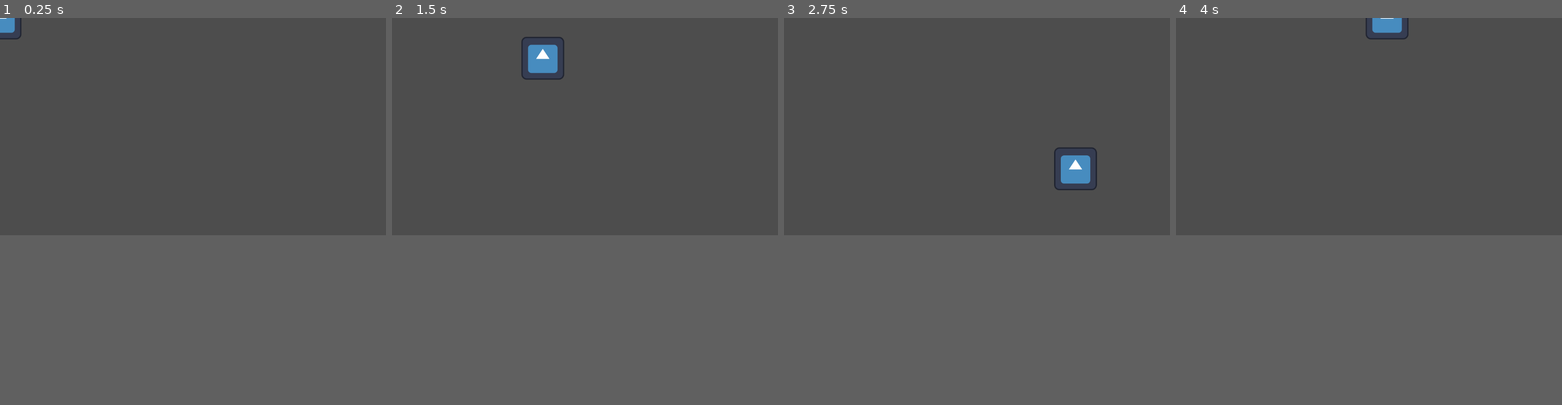
Above: before the commit, frames 1-4 (left to right).
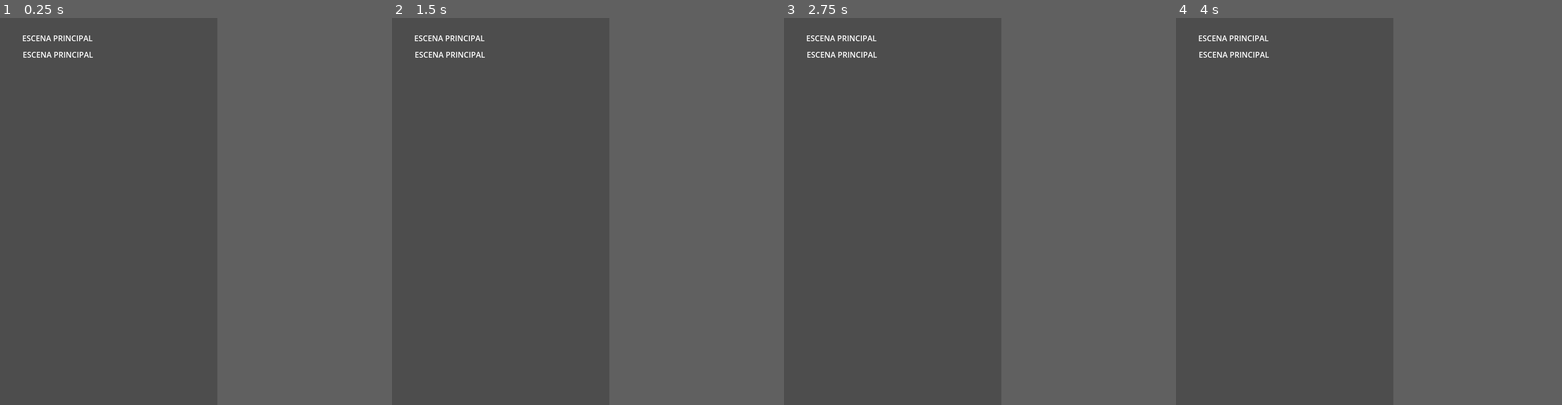
Above: after the commit, the same moments.

Repository: eormeno/teassist
Game: Godot game, scene res://index.tscn
The game is run twice, just before and just after one commit, with the same random seed, the same clock (stepped at 60 frames per second) and the same inputs. Before the commit the project starts from res://icon.tscn. The engine's default icon, where the game draws it, is replaced by a stand-in: a white triangle on a blue panel in a dark square.
Inputs (mouse positions are in pixels of both pictures, inside the frame that each line leads up to):
- Up to frame 1 (0.25 s): no input
- Up to frame 2 (1.5 s): tap Enter at 0.5 s; move the mouse to (669, 114) at 0.52 s; hold D (right) 0.53-1.28 s; hold Middle mouse button (centrar, bound only after the commit) 0.53-1.28 s; move the mouse to (507, 137) at 1.27 s; hold S (down) from 1.28 s (still down); tap Middle mouse button (centrar, bound only after the commit) at 1.35 s
- Up to frame 3 (2.75 s): move the mouse to (1015, 79) at 2.02 s; release S (down) at 2.03 s; hold D (right) from 2.03 s (still down); hold Middle mouse button (centrar, bound only after the commit) from 2.03 s (still down)
- Up to frame 4 (4 s): move the mouse to (1349, 168) at 2.77 s; release D (right) at 2.78 s; release Middle mouse button (centrar, bound only after the commit) at 2.78 s; hold W (up) 2.78-3.53 s; tap Middle mouse button (centrar, bound only after the commit) at 2.85 s; move the mouse to (1484, 157) at 3.52 s; hold A (left) from 3.53 s (still down); hold Middle mouse button (centrar, bound only after the commit) from 3.53 s (still down)
In our replay, the window is 799x449 before the commit and 450x800 after it. These sizes can differ from the game's own. Grey fills any space a smaller window leaves; there, only what the larger window draws over its background counts as a difference.

The runs differ from the first frame. In frame 1, 0.5% of the frame differs, in the area x 0-25%, y 0-11%; in frame 2, 1.0%; in frame 3, 1.0%, in the area x 5-82%, y 4-45%; in frame 4, 0.6%.

Commit message:
arreglos faltantes

Diff:
--- /dev/null
+++ b/clients/android/CodeInputDialog.tscn
@@ -0,0 +1,79 @@
+[gd_scene load_steps=3 format=3 uid="uid://f4rqiffgbd06"]
+
+[ext_resource type="Script" path="res://code_input_dialog.gd" id="1_jtcs0"]
+[ext_resource type="StyleBox" uid="uid://w0xc80isxxy8" path="res://Dialog.tres" id="1_wujuo"]
+
+[node name="Center" type="Control"]
+layout_mode = 3
+anchors_preset = 8
+anchor_left = 0.5
+anchor_top = 0.5
+anchor_right = 0.5
+anchor_bottom = 0.5
+grow_horizontal = 2
+grow_vertical = 2
+script = ExtResource("1_jtcs0")
+
+[node name="Panel" type="Panel" parent="."]
+custom_minimum_size = Vector2(300, 200)
+layout_mode = 1
+anchors_preset = 8
+anchor_left = 0.5
+anchor_top = 0.5
+anchor_right = 0.5
+anchor_bottom = 0.5
+offset_left = -150.0
+offset_top = -100.0
+offset_right = 150.0
+offset_bottom = 100.0
+grow_horizontal = 2
+grow_vertical = 2
+theme_override_styles/panel = ExtResource("1_wujuo")
+
+[node name="VBoxContainer" type="VBoxContainer" parent="Panel"]
+layout_mode = 1
+anchors_preset = 14
+anchor_top = 0.5
+anchor_right = 1.0
+anchor_bottom = 0.5
+offset_top = -72.5
+offset_bottom = 72.5
+grow_horizontal = 2
+grow_vertical = 2
+theme_override_constants/separation = 5
+
+[node name="Label" type="Label" parent="Panel/VBoxContainer"]
+custom_minimum_size = Vector2(0, 50)
+layout_mode = 2
+text = "Ingrese su código de paciente"
+horizontal_alignment = 1
+vertical_alignment = 1
+uppercase = true
+
+[node name="LineEdit" type="LineEdit" parent="Panel/VBoxContainer"]
+unique_name_in_owner = true
+layout_mode = 2
+placeholder_text = "XXX-NNN"
+alignment = 1
+max_length = 6
+select_all_on_focus = true
+caret_blink = true
+
+[node name="ErrorLabel" type="Label" parent="Panel/VBoxContainer"]
+unique_name_in_owner = true
+layout_mode = 2
+theme_override_colors/font_color = Color(0.815686, 0, 0, 1)
+horizontal_alignment = 1
+vertical_alignment = 1
+uppercase = true
+
+[node name="Button" type="Button" parent="Panel/VBoxContainer"]
+custom_minimum_size = Vector2(150, 40)
+layout_mode = 2
+size_flags_horizontal = 4
+text = "INGRESAR"
+
+[node name="HTTPRequest" type="HTTPRequest" parent="."]
+
+[connection signal="pressed" from="Panel/VBoxContainer/Button" to="." method="_on_button_pressed"]
+[connection signal="request_completed" from="HTTPRequest" to="." method="_on_http_request_request_completed"]
--- /dev/null
+++ b/clients/android/Codigo.tscn
@@ -0,0 +1,82 @@
+[gd_scene load_steps=3 format=3 uid="uid://wbgw16dcaltb"]
+
+[ext_resource type="Script" path="res://codigo.gd" id="1_pimkp"]
+
+[sub_resource type="StyleBoxFlat" id="StyleBoxFlat_dcc0k"]
+content_margin_left = 5.0
+content_margin_top = 5.0
+content_margin_right = 5.0
+content_margin_bottom = 5.0
+border_width_left = 5
+border_width_top = 5
+border_width_right = 5
+border_width_bottom = 5
+border_blend = true
+corner_radius_top_left = 8
+corner_radius_top_right = 8
+corner_radius_bottom_right = 8
+corner_radius_bottom_left = 8
+expand_margin_left = 5.0
+expand_margin_top = 5.0
+expand_margin_right = 5.0
+expand_margin_bottom = 5.0
+
+[node name="Control" type="Control"]
+layout_mode = 3
+anchors_preset = 8
+anchor_left = 0.5
+anchor_top = 0.5
+anchor_right = 0.5
+anchor_bottom = 0.5
+grow_horizontal = 2
+grow_vertical = 2
+script = ExtResource("1_pimkp")
+
+[node name="Panel" type="Panel" parent="."]
+custom_minimum_size = Vector2(300, 200)
+layout_mode = 1
+anchors_preset = 8
+anchor_left = 0.5
+anchor_top = 0.5
+anchor_right = 0.5
+anchor_bottom = 0.5
+offset_left = -150.0
+offset_top = -100.0
+offset_right = 150.0
+offset_bottom = 100.0
+grow_horizontal = 2
+grow_vertical = 2
+theme_override_styles/panel = SubResource("StyleBoxFlat_dcc0k")
+
+[node name="VBoxContainer" type="VBoxContainer" parent="Panel"]
+layout_mode = 1
+anchors_preset = 15
+anchor_right = 1.0
+anchor_bottom = 1.0
+grow_horizontal = 2
+grow_vertical = 2
+
+[node name="Label" type="Label" parent="Panel/VBoxContainer"]
+custom_minimum_size = Vector2(0, 50)
+layout_mode = 2
+text = "Ingrese su código"
+horizontal_alignment = 1
+vertical_alignment = 1
+uppercase = true
+
+[node name="LineEdit" type="LineEdit" parent="Panel/VBoxContainer"]
+unique_name_in_owner = true
+layout_mode = 2
+
+[node name="MensajeError" type="Label" parent="Panel/VBoxContainer"]
+unique_name_in_owner = true
+layout_mode = 2
+theme_override_colors/font_color = Color(0.819237, 0.14434, 0.141043, 1)
+horizontal_alignment = 1
+uppercase = true
+
+[node name="Button" type="Button" parent="Panel/VBoxContainer"]
+layout_mode = 2
+text = "Ingresar"
+
+[connection signal="pressed" from="Panel/VBoxContainer/Button" to="." method="_on_button_pressed"]
--- /dev/null
+++ b/clients/android/Dialog.tres
@@ -0,0 +1,24 @@
+[gd_resource type="StyleBoxFlat" format=3 uid="uid://w0xc80isxxy8"]
+
+[resource]
+content_margin_left = 8.0
+content_margin_top = 8.0
+content_margin_right = 8.0
+content_margin_bottom = 8.0
+bg_color = Color(0.5, 0.5, 0.5, 1)
+border_width_left = 2
+border_width_top = 2
+border_width_right = 2
+border_width_bottom = 2
+border_blend = true
+corner_radius_top_left = 8
+corner_radius_top_right = 8
+corner_radius_bottom_right = 8
+corner_radius_bottom_left = 8
+expand_margin_left = 5.0
+expand_margin_top = 5.0
+expand_margin_right = 5.0
+expand_margin_bottom = 5.0
+shadow_color = Color(0.2, 0.2, 0.2, 0.6)
+shadow_size = 5
+shadow_offset = Vector2(4, 4)
--- /dev/null
+++ b/clients/android/MainScene.tscn
@@ -0,0 +1,37 @@
+[gd_scene load_steps=2 format=3 uid="uid://cn8yx6nr5dgu7"]
+
+[ext_resource type="Script" path="res://main_scene.gd" id="1_aqu8j"]
+
+[node name="Control" type="Control"]
+layout_mode = 3
+anchors_preset = 15
+anchor_right = 1.0
+anchor_bottom = 1.0
+grow_horizontal = 2
+grow_vertical = 2
+script = ExtResource("1_aqu8j")
+
+[node name="Nombres" type="Label" parent="."]
+layout_mode = 0
+offset_left = 46.0
+offset_top = 30.0
+offset_right = 192.0
+offset_bottom = 53.0
+text = "ESCENA PRINCIPAL"
+
+[node name="Apellidos" type="Label" parent="."]
+layout_mode = 0
+offset_left = 47.0
+offset_top = 64.0
+offset_right = 193.0
+offset_bottom = 87.0
+text = "ESCENA PRINCIPAL"
+
+[node name="HTTPRequest" type="HTTPRequest" parent="."]
+
+[node name="TextureRect" type="TextureRect" parent="."]
+layout_mode = 0
+offset_left = 52.0
+offset_top = 103.0
+offset_right = 92.0
+offset_bottom = 143.0
--- /dev/null
+++ b/clients/android/Principal.tscn
@@ -0,0 +1,34 @@
+[gd_scene load_steps=2 format=3 uid="uid://c1jxniyarxiwx"]
+
+[ext_resource type="Script" path="res://principal.gd" id="1_qbbdo"]
+
+[node name="Control" type="Control"]
+layout_mode = 3
+anchors_preset = 15
+anchor_right = 1.0
+anchor_bottom = 1.0
+grow_horizontal = 2
+grow_vertical = 2
+size_flags_horizontal = 3
+size_flags_vertical = 3
+script = ExtResource("1_qbbdo")
+
+[node name="CenterContainer" type="CenterContainer" parent="."]
+layout_mode = 1
+anchors_preset = 8
+anchor_left = 0.5
+anchor_top = 0.5
+anchor_right = 0.5
+anchor_bottom = 0.5
+offset_left = -80.0
+offset_top = -11.5
+offset_right = 80.0
+offset_bottom = 11.5
+grow_horizontal = 2
+grow_vertical = 2
+
+[node name="Label" type="Label" parent="CenterContainer"]
+layout_mode = 2
+text = "VENTANA PRINCIPAL"
+
+[node name="HTTPRequest" type="HTTPRequest" parent="."]
--- /dev/null
+++ b/clients/android/code_input_dialog.gd
@@ -0,0 +1,24 @@
+extends Control
+
+# Paths to index scene
+const INDEX_SCENE_PATH = "res://index.tscn"
+
+func _on_button_pressed() -> void:
+	var código = $"%LineEdit".text
+	$HTTPRequest.request("http://127.0.0.1:8000/api/patient-activities/" + código)
+
+# Save the code to local storage
+func save_code(code: String) -> void:
+	var config = ConfigFile.new()
+	config.set_value("code", "value", code)
+	config.save("res://stored_code.cfg")
+
+func _on_http_request_request_completed(_result: int, _response_code: int, _headers: PackedStringArray, body: PackedByteArray) -> void:
+	var json = JSON.parse_string(body.get_string_from_utf8())
+	if json['status'] == 0:
+		$"%ErrorLabel".text = json['message']
+	else:
+		$"%ErrorLabel".text =""
+		var código = $"%LineEdit".text
+		save_code(código)
+		get_tree().change_scene_to_file(INDEX_SCENE_PATH)
--- /dev/null
+++ b/clients/android/codigo.gd
@@ -0,0 +1,16 @@
+extends Control
+# Ruta a la escena de índice
+const INDEX_SCENE_PATH = "res://index.tscn"
+
+func save_code(code: String) -> void:
+	var config = ConfigFile.new()
+	config.set_value("code", "value", code)
+	config.save("res://stored_code.cfg")
+
+func _on_button_pressed() -> void:
+	var código = $"%LineEdit".text
+	if código == "123456":
+		save_code(código)
+		get_tree().change_scene_to_file(INDEX_SCENE_PATH)
+	else:
+		$"%MensajeError".text = "Còdigo incorrecto!"
--- a/clients/android/icon.tscn
+++ b/clients/android/icon.tscn
@@ -4,5 +4,8 @@
 [ext_resource type="Script" path="res://mueve.gd" id="2_lybsp"]
 
 [node name="Icon" type="Sprite2D"]
+position = Vector2(367, 250)
 texture = ExtResource("1_630km")
 script = ExtResource("2_lybsp")
+speed = 500
+rotation_speed = 5
--- /dev/null
+++ b/clients/android/index.gd
@@ -0,0 +1,35 @@
+extends Node
+
+# Paths to other scenes
+const MAIN_SCENE_PATH = "res://MainScene.tscn"
+const CODE_INPUT_SCENE_PATH = "res://CodeInputDialog.tscn"
+
+# Stored code value
+var stored_code: String
+
+func _ready():
+	# Check if there is a stored code in local storage
+	stored_code = get_stored_code()
+
+	if not stored_code:
+		# If there is a stored code, call deferred to load the MainScene
+		# change_scene_to_file is a blocking call, so we call it deferred
+		call_deferred("load_code_input_scene")
+	else:
+		# If no stored code, load the MainScene
+		call_deferred("load_main_scene")
+
+func get_stored_code() -> String:
+	# Implement logic to retrieve code from local storage
+	var config = ConfigFile.new()
+	var err = config.load("res://stored_code.cfg")
+	if err == OK:
+		return config.get_value("code", "value", "")
+	else:
+		return ""
+
+func load_main_scene():
+	get_tree().change_scene_to_file(MAIN_SCENE_PATH)
+
+func load_code_input_scene():
+	get_tree().change_scene_to_file(CODE_INPUT_SCENE_PATH)
--- /dev/null
+++ b/clients/android/index.tscn
@@ -0,0 +1,6 @@
+[gd_scene load_steps=2 format=3 uid="uid://cssts104ucb7k"]
+
+[ext_resource type="Script" path="res://index.gd" id="1_ovq2k"]
+
+[node name="Node" type="Node"]
+script = ExtResource("1_ovq2k")
--- /dev/null
+++ b/clients/android/main_scene.gd
@@ -0,0 +1,97 @@
+extends Control
+
+@onready var http_request = $HTTPRequest
+@onready var nombres_label = $Nombres
+@onready var apellidos_label = $Apellidos
+@onready var texture_rect = $TextureRect
+
+var base_url = "http://127.0.0.1:8000/api/patient-activities/"
+
+func _ready():
+	# Conectar el callback para la solicitud HTTP
+	http_request.request_completed.connect(_on_request_completed)
+
+	# Recuperar código almacenado y hacer la solicitud
+	var stored_code = get_stored_code()
+	if stored_code != "":
+		hacer_solicitud(stored_code)
+	else:
+		push_error("Error: Código almacenado no encontrado.")
+
+# Realiza una solicitud HTTP GET
+func hacer_solicitud(code: String):
+	var url = base_url + code
+	var error = http_request.request(url, [], false, "GET")  # Cambiado a "GET" en lugar de HTTPClient.METHOD_GET
+	if error != OK:
+		push_error("Error en la solicitud HTTP: " + str(error))
+
+# Callback ejecutado cuando la solicitud HTTP se completa
+func _on_request_completed(_result: int, response_code: int, _headers: Array, body: PackedByteArray):
+	if response_code != 200:
+		push_error("Error en la solicitud HTTP. Código de respuesta: " + str(response_code))
+		return
+
+	# Analizar el JSON recibido
+	var json = JSON.new()
+	var error = json.parse(body.get_string_from_utf8())
+
+	if error != OK:
+		push_error("Error al analizar el JSON: " + str(error))
+		return
+
+	var data = json.get_data()
+
+	if not data is Dictionary:
+		push_error("Error: La respuesta no es un diccionario válido")
+		return
+
+	if not data.has("patient") or not data.has("activities"):
+		push_error("Error: El JSON no contiene las claves esperadas ('patient' o 'activities').")
+		return
+
+	actualizar_interfaz(data)
+
+# Actualiza los datos en la interfaz con los resultados de la solicitud
+func actualizar_interfaz(data: Dictionary):
+	var paciente = data["patient"]
+	var activities = data["activities"]
+
+	# Actualizar etiquetas con información del paciente
+	nombres_label.text = paciente.get("nombres", "N/A")
+	apellidos_label.text = paciente.get("apellidos", "N/A")
+
+	# Manejar la imagen Base64 de la primera actividad
+	if activities.size() > 0 and activities[0].has("activity_thumbnail"):
+		var img = base64_to_image(activities[0]["activity_thumbnail"])
+		if img:
+			var texture = ImageTexture.create_from_image(img)
+			texture_rect.texture = texture
+		else:
+			push_error("Error al convertir la imagen Base64 a textura.")
+	else:
+		push_error("Error: No se encontraron actividades o falta 'activity_thumbnail'.")
+
+# Recupera el código almacenado desde un archivo de configuración
+func get_stored_code() -> String:
+	var config = ConfigFile.new()
+	var err = config.load("res://stored_code.cfg")
+	if err != OK:
+		push_error("Error al cargar el archivo de configuración.")
+		return ""
+	return config.get_value("code", "value", "")
+
+# Decodifica una imagen en Base64 a una textura
+func base64_to_image(base64_string: String) -> Image:
+	var img = Image.new()
+	var decoded_data = Marshalls.base64_to_raw(base64_string)
+
+	if decoded_data.size() == 0:
+		push_error("Error: La cadena Base64 no es válida o está vacía.")
+		return null
+
+	var error = img.load_jpg_from_buffer(decoded_data)
+	if error != OK:
+		push_error("Error al cargar la imagen desde el búfer.")
+		return null
+
+	return img
--- a/clients/android/mueve.gd
+++ b/clients/android/mueve.gd
@@ -1,11 +1,18 @@
 extends Sprite2D
 
-# Velocidad de movimiento del sprite
-var speed = 600
+@export var speed = 200
+@export var rotation_speed = 2
+
+func _ready() -> void:
+	centrar()
+
+func centrar():
+	var pantalla : Rect2 = get_viewport_rect()
+	position.x = pantalla.size.x / 2
+	position.y = pantalla.size.y / 2
 
 func _process(delta):
 	var direction = Vector2.ZERO
-
 	# Movimiento con las teclas WASD y flechas del cursor
 	if Input.is_action_pressed("right"):
 		direction.x += 1
@@ -15,6 +22,8 @@
 		direction.y += 1
 	if Input.is_action_pressed("up"):
 		direction.y -= 1
+	if Input.is_action_pressed("centrar"):
+		centrar()
 
 	# Normalizar la dirección para evitar movimiento más rápido en diagonal
 	if direction != Vector2.ZERO:
@@ -22,3 +31,4 @@
 
 	# Mover el sprite
 	position += direction * speed * delta
+	rotation += rotation_speed * delta
--- /dev/null
+++ b/clients/android/principal.gd
@@ -0,0 +1,20 @@
+extends Control
+
+# Called when the node enters the scene tree for the first time.
+func _ready() -> void:
+	var codigo = get_stored_code()
+	print("El código almacenado es: ", codigo)
+	$HTTPRequest.request_completed.connect(_on_request_completed)
+	$HTTPRequest.request("https://api.github.com/repos/godotengine/godot/releases/latest")
+
+func _on_request_completed(_result, _response_code, _headers, body):
+	var json = JSON.parse_string(body.get_string_from_utf8())
+	print(json["name"])
+
+func get_stored_code() -> String:
+	var config = ConfigFile.new()
+	var err = config.load("res://stored_code.cfg")
+	if err == OK:
+		return config.get_value("code", "value", "")
+	else:
+		return ""
--- a/clients/android/project.godot
+++ b/clients/android/project.godot
@@ -11,9 +11,15 @@
 [application]
 
 config/name="TAssist"
-run/main_scene="res://icon.tscn"
+run/main_scene="res://index.tscn"
 config/features=PackedStringArray("4.3", "Mobile")
+boot_splash/show_image=false
 config/icon="res://icon.svg"
+
+[display]
+
+window/size/viewport_width=450
+window/size/viewport_height=800
 
 [input]
 
@@ -41,6 +47,11 @@
 , Object(InputEventKey,"resource_local_to_scene":false,"resource_name":"","device":0,"window_id":0,"alt_pressed":false, …(185 unchanged characters)…
 ]
 }
+centrar={
+"deadzone": 0.5,
+"events": [Object(InputEventMouseButton,"resource_local_to_scene":false,"resource_name":"","device":-1,"window_id":0,"alt_pressed":false,"shift_pressed":false,"ctrl_pressed":false,"meta_pressed":false,"button_mask":0,"position":Vector2(0, 0),"global_position":Vector2(0, 0),"factor":1.0,"button_index":3,"canceled":false,"pressed":false,"double_click":false,"script":null)
+]
+}
 
 [rendering]
 
--- /dev/null
+++ b/clients/android/stored_code.cfg
@@ -0,0 +1,3 @@
+[code]
+
+value="CFO919"
Not shown, changed: src/package-lock.json
Not shown, changed: src/package.json
Not shown, changed: src/resources/views/activities/create.blade.php
Not shown, changed: src/resources/views/activities/edit.blade.php
Not shown, changed: src/resources/views/activities/index.blade.php
Not shown, changed: src/resources/views/activities/show.blade.php
Not shown, changed: src/resources/views/auth/login.blade.php
Not shown, changed: src/resources/views/components/authentication-card-logo.blade.php
Not shown, changed: src/resources/views/components/input.blade.php
Not shown, changed: src/resources/views/components/label.blade.php
Not shown, added: src/resources/views/components/label2.blade.php
Not shown, changed: src/resources/views/index.blade.php
(and 12 more such lines)
